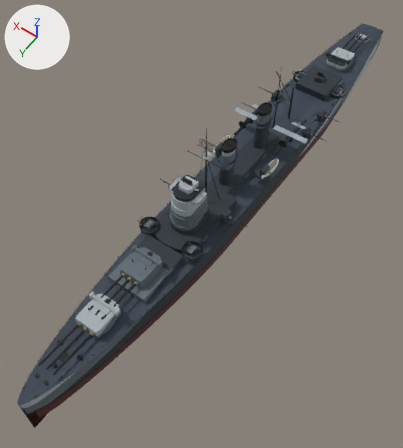
The glTF model assets/models/new_orleans_m22.glb: old version first, new version second.
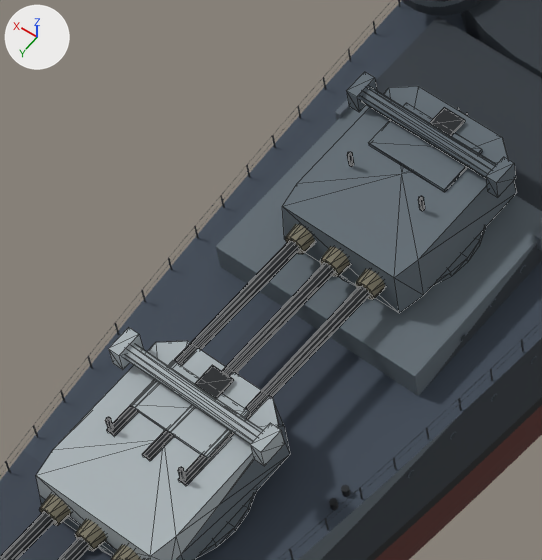
Each version is shown whole from a 50 mm lens placed at (-57.1, 102.0, 126.5), pointed at (0.1, 21.9, 0.6), then close up on the part from 17% to 41% of the width and 52% to 74% of the height. Every picture has the same lights, and +X, +Y and +Z are marked at upper left. The last two pictures show the newer version. The close-ups show mesh edges as thin lines. Where no turn or scale is listed for an object, it has been applied to the vertices. Vertices at exactly the same position are counted once.

The scene before the commit, as lines of its bpy script (objects in view):
```python
ob_hull = bpy.data.objects.new('Hull', me_hull)
ob_hull.location = (0.0, 0.0, 0.0)
ob_turret1 = bpy.data.objects.new('Turret1', me_turret1)
ob_turret1.location = (0.0, 64.0, 7.8)
ob_turret2 = bpy.data.objects.new('Turret2', me_turret2)
ob_turret2.location = (0.0, 48.0, 8.6)
```
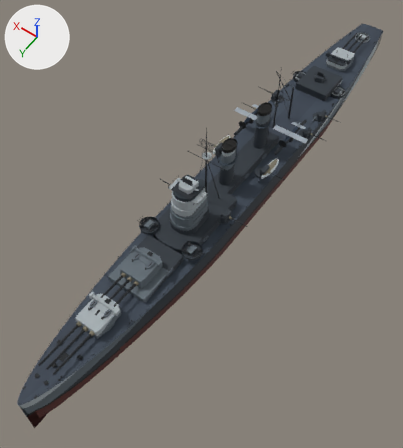
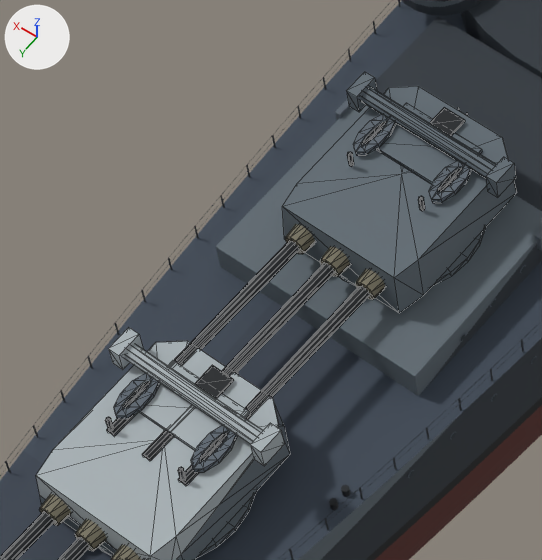
Pixel boxes (x1, y1, x2, y2) of what changed, in the close-ups (542 x 560 px):
part 1 of me_turret1, added: after (191, 425, 237, 472)
part 2 of me_turret1, added: after (114, 373, 160, 419)
part 3 of me_turret1, added: after (123, 381, 228, 462)
part 4 of me_turret2, added: after (429, 160, 471, 203)
part 5 of me_turret2, added: after (353, 114, 396, 155)
part 6 of me_turret2, added: after (362, 121, 462, 193)

What the commit changed:
me_turret1 is used by ob_turret1; location (0.0, 64.0, 7.8).
me_turret1 had 333 vertices, 546 faces and spanned x -4.3..4.3, y -5.0..16.6, z 0.0..4.2.
me_turret1 now has 415 vertices, 646 faces and spans x -4.3..4.3, y -5.0..16.6, z 0.0..4.2.
me_turret1 part 1: a new loose piece of 30 vertices spanning x -2.8..-1.6, y -2.7..-0.1, z 3.2..3.5, in mat_paint_5c6670 (greyish blue #5c6670).
me_turret1 part 2: a new loose piece of 30 vertices spanning x 1.6..2.8, y -2.7..-0.1, z 3.2..3.5, in mat_paint_5c6670 (greyish blue #5c6670).
Part 3, on me_turret1:
22 vertices are added at x -2.4..2.4, y -2.2..-0.4, z 3.3.
20 new faces join them, mat_paint_1b1f23 (black #1b1f23).
me_turret1 gains material mat_paint_5c6670 (greyish blue #5c6670).
me_turret2 is used by ob_turret2; location (0.0, 48.0, 8.6).
me_turret2 had 317 vertices, 514 faces and spanned x -4.3..4.3, y -5.0..16.6, z 0.0..4.2.
me_turret2 now has 399 vertices, 614 faces and spans x -4.3..4.3, y -5.0..16.6, z 0.0..4.2.
me_turret2 part 4: a new loose piece of 30 vertices spanning x -2.8..-1.6, y -2.7..-0.1, z 3.2..3.5, in mat_paint_5c6670 (greyish blue #5c6670).
me_turret2 part 5: a new loose piece of 30 vertices spanning x 1.6..2.8, y -2.7..-0.1, z 3.2..3.5, in mat_paint_5c6670 (greyish blue #5c6670).
Part 6, on me_turret2:
22 vertices are added at x -2.4..2.4, y -2.2..-0.4, z 3.3.
20 new faces join them, mat_paint_1b1f23 (black #1b1f23).
me_turret2 gains material mat_paint_5c6670 (greyish blue #5c6670).
